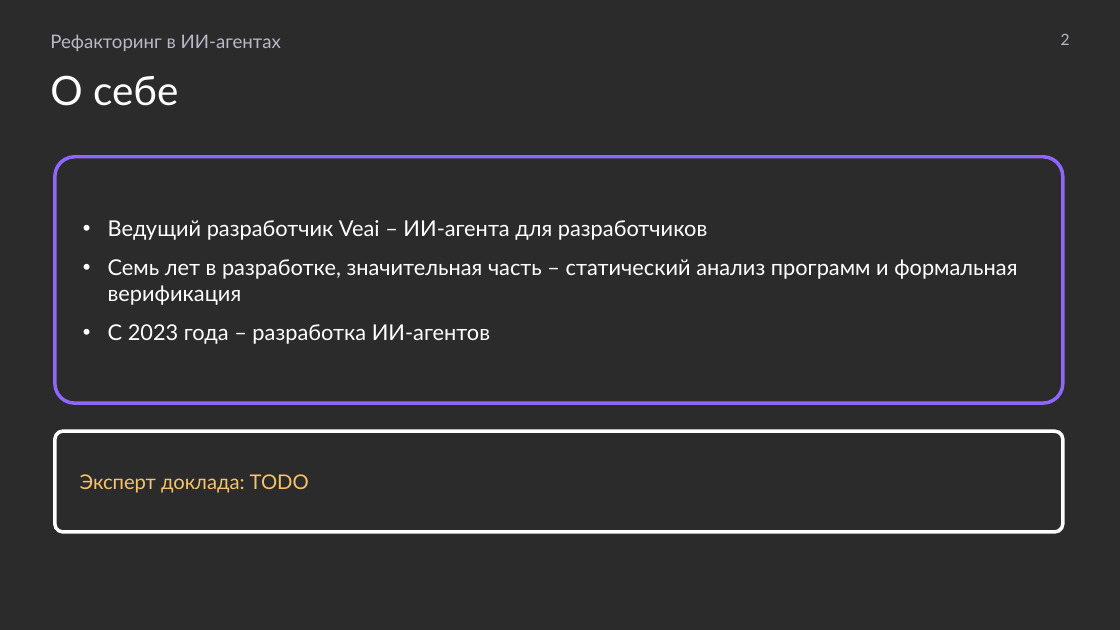
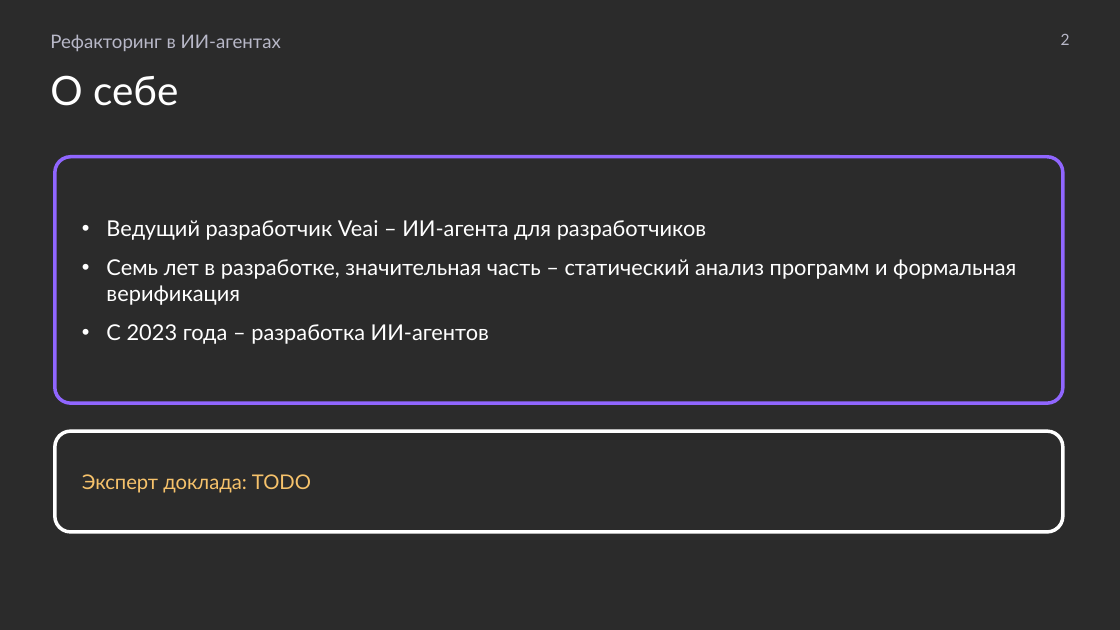
Before and after one commit to MchKosticyn/ide-refactoring-in-ai-agents, a slide deck: slide 2 of Доклад_ Рефакторинг в ИИ-агентах.pptx. Drawn at 1120x630 pixels with LibreOffice and Linux fonts; fonts in the diff are those of the drawing; background and template pictures are left out; a plain dark background stands for a picture behind light text. Boxes give left, top, right and bottom in pixels: in the first picture for what was removed or moved away, otherwise in the second. Text is boxed around its words. In the diff, an @@ line names an element or a change of style, - is before the commit and + after.

Commit message:
Uniform corner radius for cards and pictures; bias slides: full-width screenshots, captions trimmed; Veai slide moved before engine demo; LSP/engine pros-cons as lists; wording fixes; MCP IDEA facts

```diff
--- a/Доклад_ Рефакторинг в ИИ-агентах.pptx
+++ b/Доклад_ Рефакторинг в ИИ-агентах.pptx
@@ rounded rectangle "Ведущий разработчик Veai – ИИ-агента ..." at bbox=[55, 157, 1063, 403]: proportions changed @@
@@ rounded rectangle "Эксперт доклада: TODO" at bbox=[55, 431, 1063, 532]: proportions changed @@
```
Also in this commit, not shown: 32 other slides changed, 6 other files.
